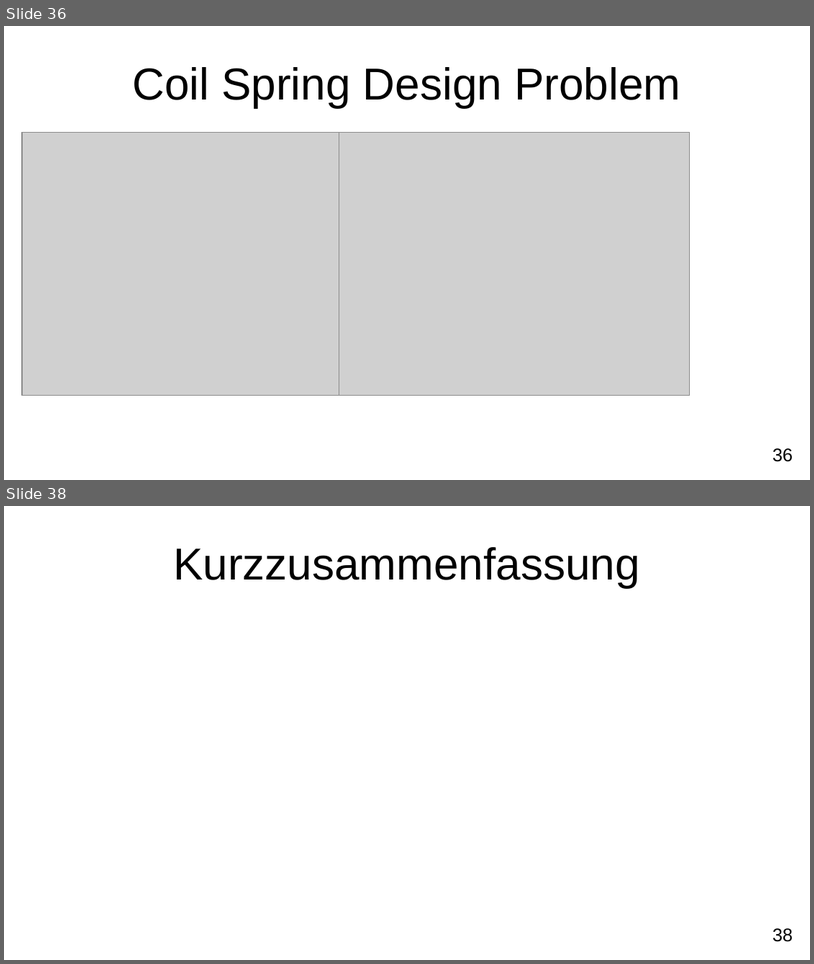
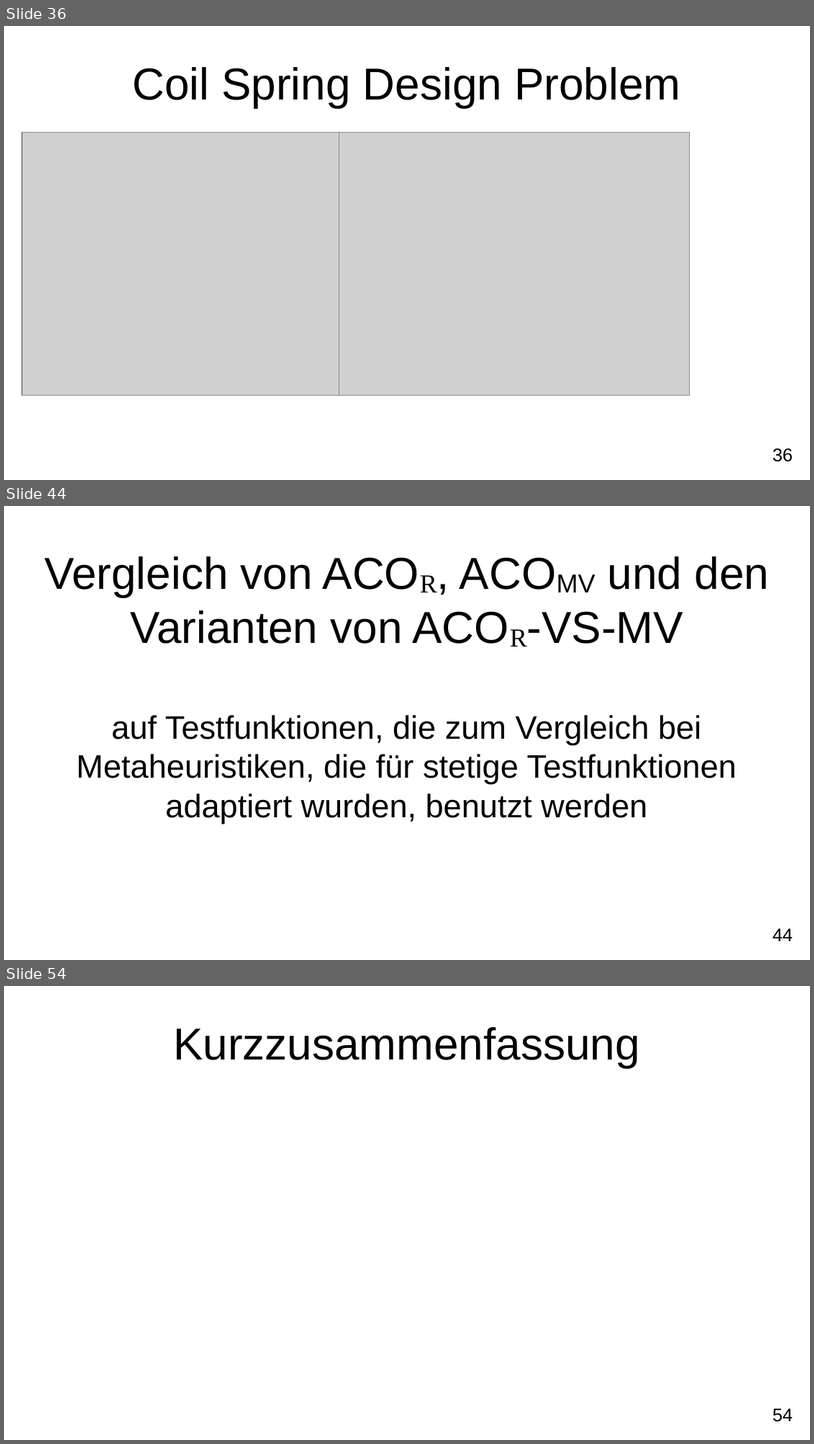
Before and after one commit to FXJackAll/Masterarbeit_Code, a slide deck: Masterarbeit_Verteidigung/Masterarbeit_Verteidigung.odp. Shown one above the other, each under a label of ours: slides 36 and 38 before the commit, slides 36, 44 and 54 after it; the slides between them are not shown. The pictures are 814x964 and 814x1444 pixels, drawn with LibreOffice and Linux fonts; fonts in the diff are those of the drawing; grey boxes stand for pictures; background and template pictures are left out. Boxes give left, top, right and bottom in pixels: in the first picture for what was removed or moved away, otherwise in the second. Text is boxed around its words. In the diff, an @@ line names an element or a change of style, - is before the commit and + after.

```diff
--- a/Masterarbeit_Verteidigung/Masterarbeit_Verteidigung.odp
+++ b/Masterarbeit_Verteidigung/Masterarbeit_Verteidigung.odp
@@ slide 44 added at bbox=[4, 506, 810, 960], background #FFFFFF; not listed: 1 template element that a slide beside it also shows @@
@@ title added at bbox=[44, 556, 770, 644], 44 pt, text #000000 @@
+Vergleich von ACOR, ACOMV und den Varianten von ACOR-VS-MV
@@ subtitle added at bbox=[76, 715, 737, 823], 32 pt, text #000000 @@
+auf Testfunktionen, die zum Vergleich bei Metaheuristiken, die für stetige Testfunktionen adaptiert wurden, benutzt werden
@@ what was slide 38 is now slide 54 @@
@@ page number at bbox=[773, 1408, 793, 1422]: text changed @@
-38
+54
```
Also in this commit, not shown: 2 slides changed, 15 other slides added, 9 other files.
